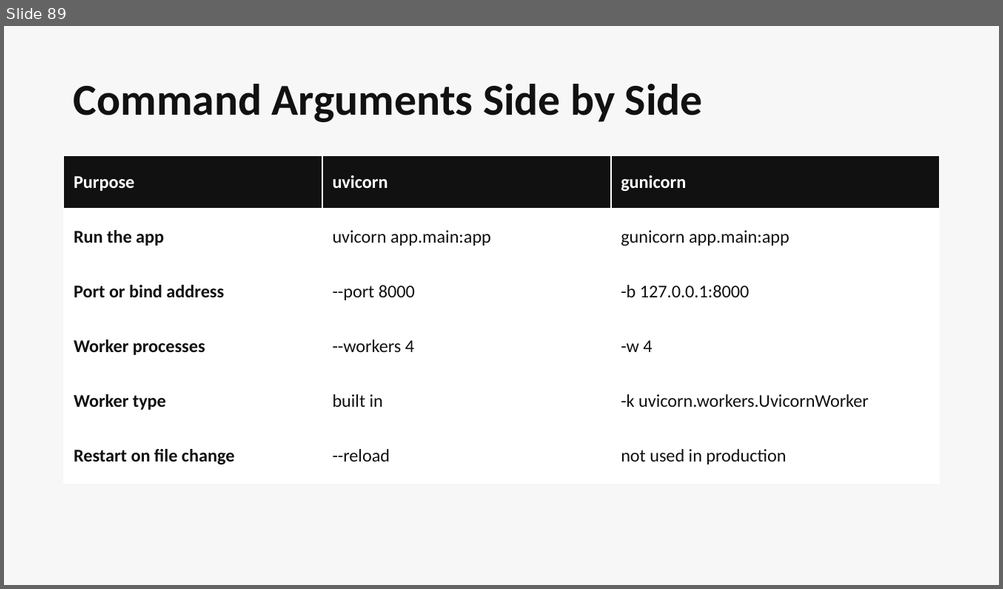
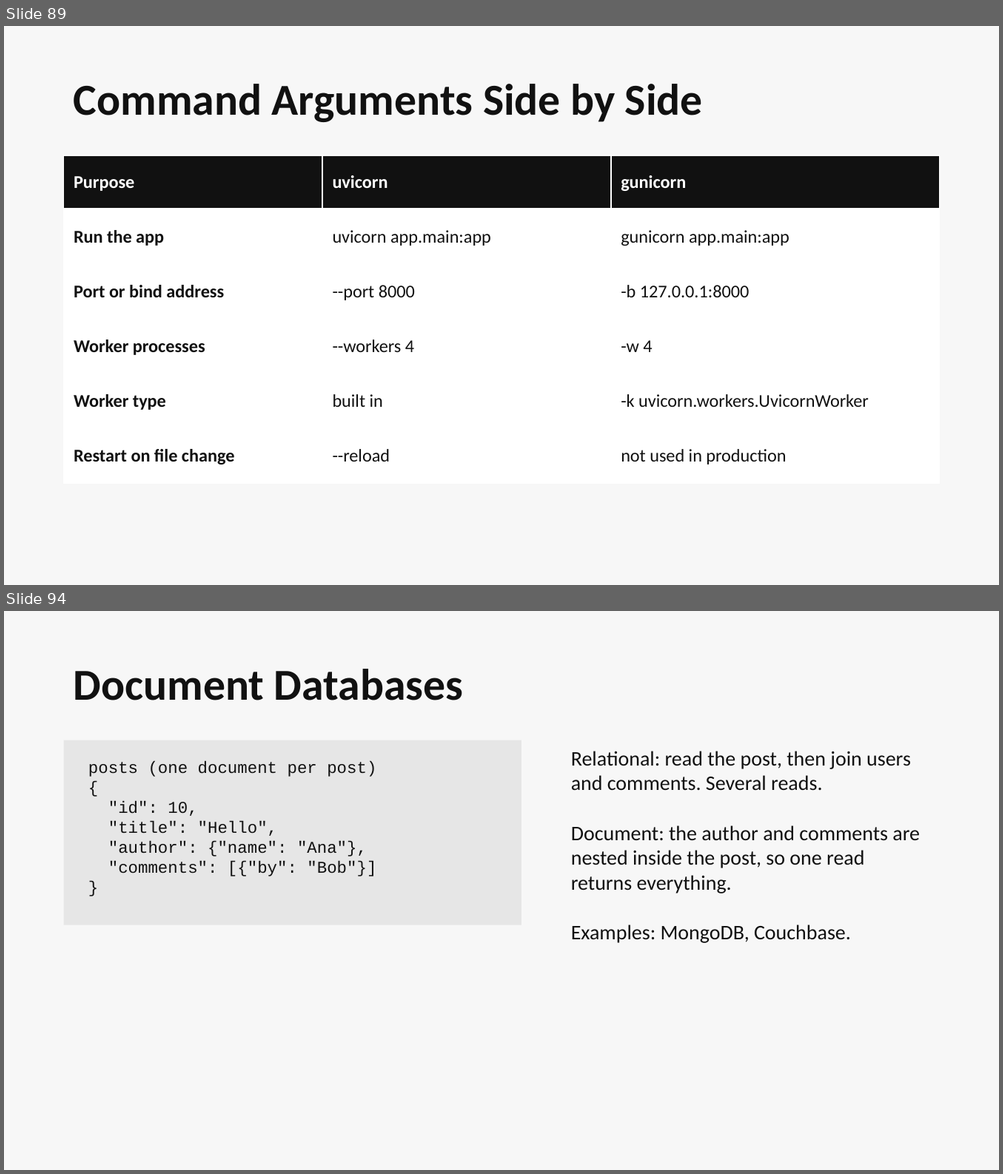
Before and after one commit to tusharvaswani714/backend-course, a slide deck: backend-course.pptx. Shown one above the other, each under a label of ours: slide 89 before the commit, slides 89 and 94 after it; the slides between them are not shown. The pictures are 1003x589 and 1003x1174 pixels, drawn with LibreOffice and Linux fonts; fonts in the diff are those of the drawing. Boxes give left, top, right and bottom in pixels: in the first picture for what was removed or moved away, otherwise in the second. Text is boxed around its words. In the diff, an @@ line names an element or a change of style, - is before the commit and + after.

```diff
--- a/backend-course.pptx
+++ b/backend-course.pptx
@@ slide 94 added at <box>4,611,999,1170</box>, background #F7F7F7 @@
@@ text added at <box>74,669,463,701</box>, 32 pt, text #111111, bold @@
+Document Databases
@@ rectangle added at <box>64,741,521,925</box>, fill #E6E6E6 @@
@@ text added at <box>88,761,376,877</box>, 12 pt, text #111111 @@
+posts (one document per post)
+{
+"id": 10,
+"title": "Hello",
+"author": {"name": "Ana"},
+"comments": [{"by": "Bob"}]
+}
@@ text added at <box>571,751,919,943</box>, 15 pt, text #111111 @@
+Relational: read the post, then join users and comments. Several reads.
+Document: the author and comments are nested inside the post, so one read returns everything.
+Examples: MongoDB, Couchbase.
```
Also in this commit, not shown: 1 slide changed, 70 other slides added, 2 other files.
